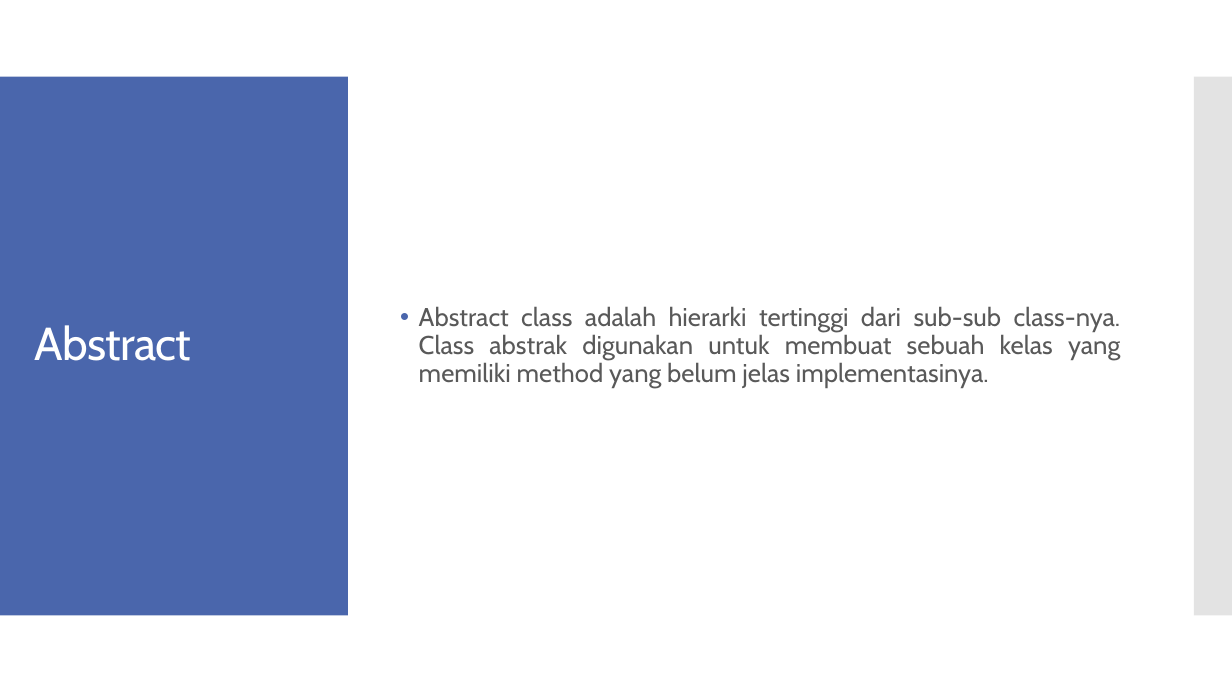
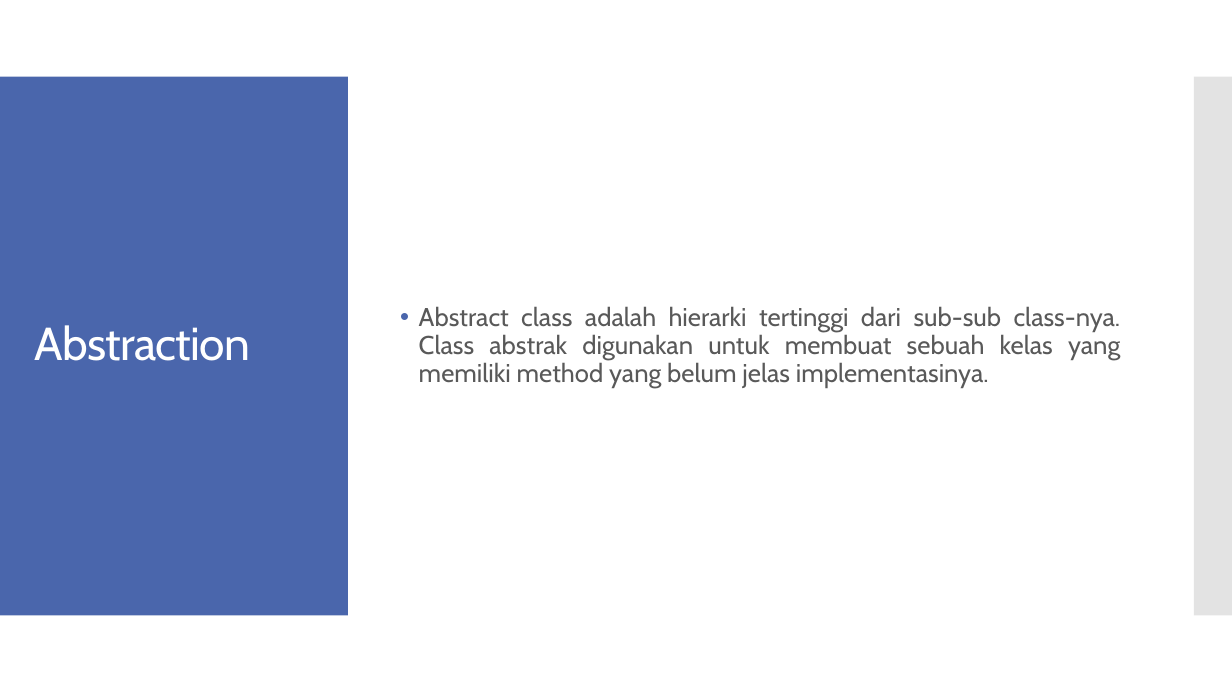
Before and after one commit to lihinxgufin/Git, a slide deck: slide 5 of Week1/02/Presentasi Weekly Test1 - Muhamad Sholihin.pptx (slide 4 before the commit). Drawn at 1232x693 pixels with LibreOffice and Linux fonts; fonts in the diff are those of the drawing. Boxes give left, top, right and bottom in pixels: in the first picture for what was removed or moved away, otherwise in the second. Text is boxed around its words. In the diff, an @@ line names an element or a change of style, - is before the commit and + after.

```diff
--- a/Week1/02/Presentasi Weekly Test1 - Muhamad Sholihin.pptx
+++ b/Week1/02/Presentasi Weekly Test1 - Muhamad Sholihin.pptx
@@ title at [35,325,250,361]: text changed @@
-Abstract
+Abstraction
```
Also in this commit, not shown: 1 other slide changed, 1 slide added.
